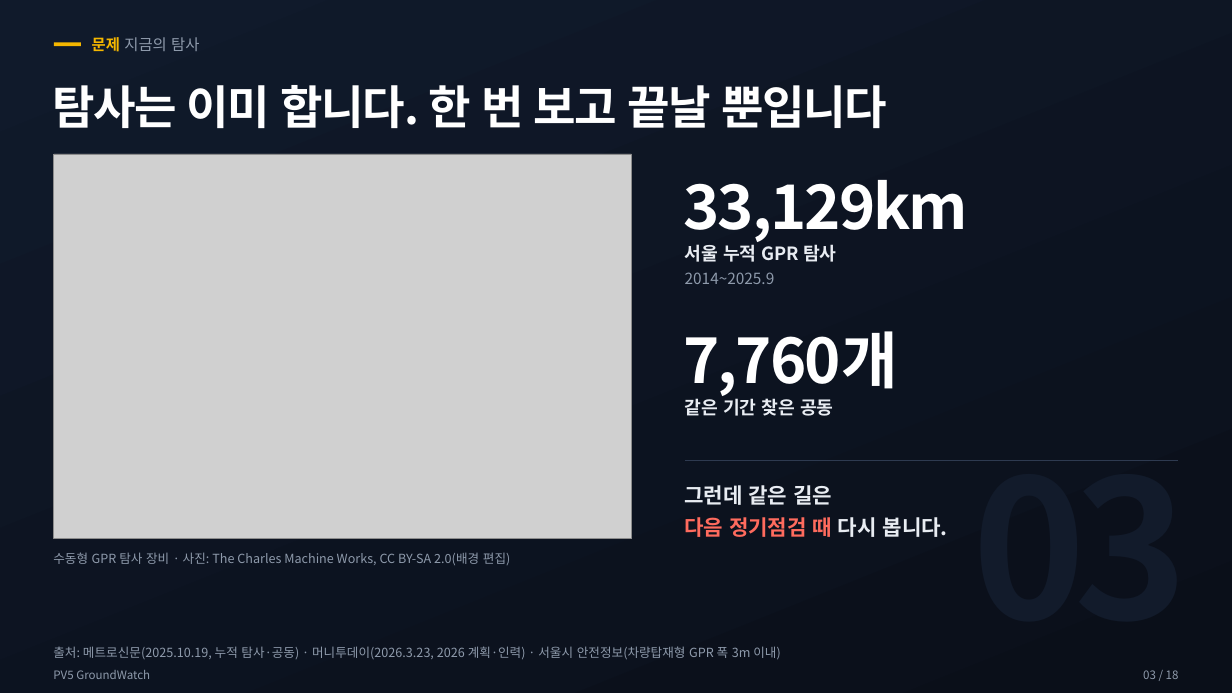
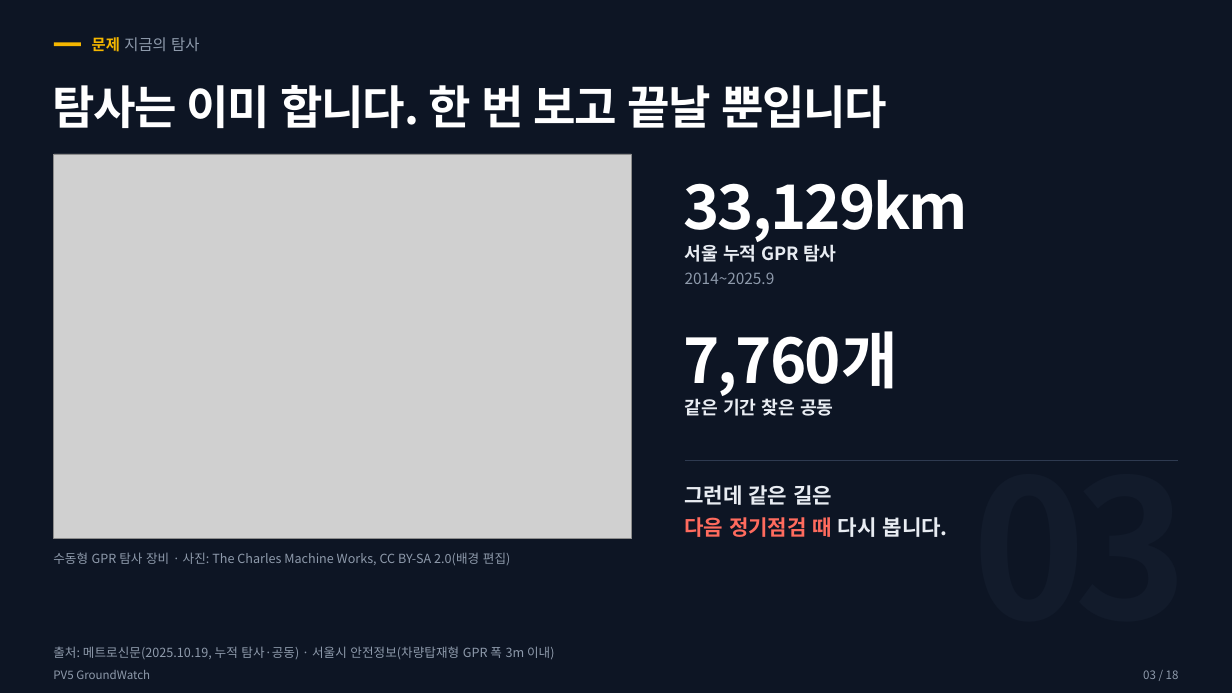
Before and after one commit to woojin-choe/pv5-hose-lab, a slide deck: slide 3 of ppt_all/PV5_GroundWatch_10_26.pptx. Drawn at 1232x693 pixels with LibreOffice and Linux fonts; fonts in the diff are those of the drawing; grey boxes stand for pictures. Boxes give left, top, right and bottom in pixels: in the first picture for what was removed or moved away, otherwise in the second. Text is boxed around its words. In the diff, an @@ line names an element or a change of style, - is before the commit and + after.

```diff
--- a/ppt_all/PV5_GroundWatch_10_26.pptx
+++ b/ppt_all/PV5_GroundWatch_10_26.pptx
@@ background gradient #101A2B to #0A0F19 to #0D1524 @@
@@ text at bbox=[53, 646, 555, 659]: text changed @@
-출처: 메트로신문(2025.10.19, 누적 탐사·공동) · 머니투데이(2026.3.23, 2026 계획·인력) · 서울시 안전정보(차량탑재형 GPR 폭 3m 이내)
+출처: 메트로신문(2025.10.19, 누적 탐사·공동) · 서울시 안전정보(차량탑재형 GPR 폭 3m 이내)
```
Also in this commit, not shown: 12 other slides changed, 17 other files.
